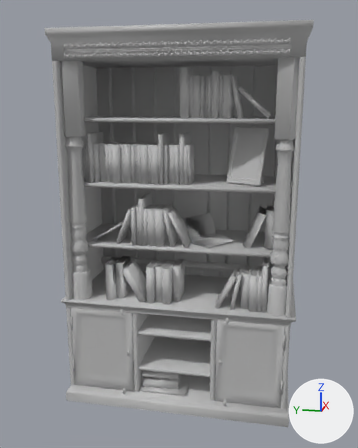
Renders of the FBX model Assets/_Nicolai/Models/CurrentEra/Supervisor/Props/Models/Bookshelf_V03.fbx from each side of a commit.
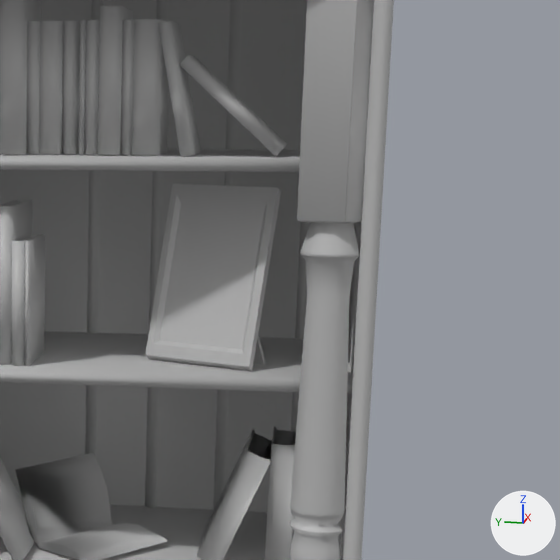
There are two pictures of each version: one whole from a 50 mm camera at (-0.0835, -0.1192, 0.0508) aimed at (-0.0013, -0.1027, 0.0303), one close up on the part from 50% to 100% of the width and 15% to 55% of the height. The axes (+X, +Y, +Z) are drawn at lower right. The lights are the same throughout. Where no turn or scale is listed for an object, it has been applied to the vertices.

Objects in the first close-up: 'Bookshelf_03'.
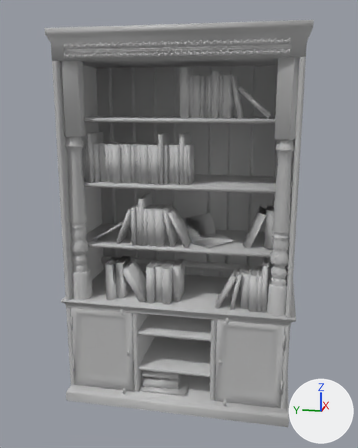
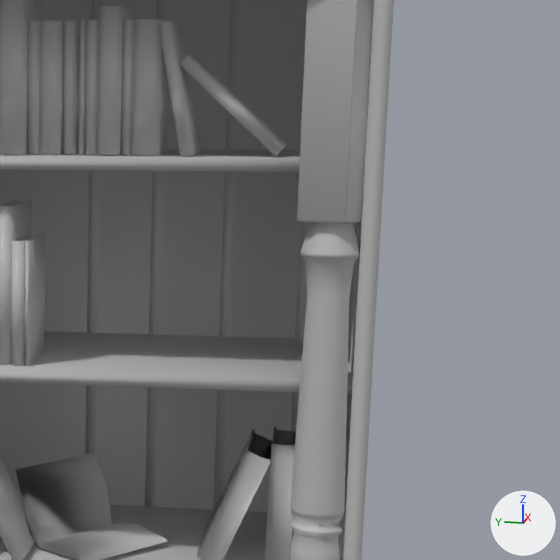
Boxes (x1, y1, x2, y2) around the edits, measured in the close-ups (560 x 560 px):
part 1 of me_mesh, deleted: before (145, 184, 281, 371)
part 2 of me_mesh, deleted: before (253, 336, 267, 365)

Patch to the scene script:
```diff
--- a/Assets/_Nicolai/Models/CurrentEra/Supervisor/Props/Models/Bookshelf_V03.fbx.py
+++ b/Assets/_Nicolai/Models/CurrentEra/Supervisor/Props/Models/Bookshelf_V03.fbx.py
@@ me_mesh @@
 me_mesh.from_pydata(...)  # 5914 vertices, 5033 faces; spans x -0.0094..0.0094, y -0.0195..0.0195, z -0.0311..0.0311
 # used by ob_bookshelf_03; location = (-0.0011, -0.10347, 0.03044)
+# me_mesh part 1: the loose piece of 16 vertices spanning x -0.0042..0.0009, y -0.0141..-0.0074, z 0.0074..0.0164 is deleted
+# me_mesh part 2: the loose piece of 8 vertices spanning x -0.0023..0.0003, y -0.0137..-0.01, z 0.0073..0.0122 is deleted
 me_mesh.materials.append(mat_lambert1)
```
